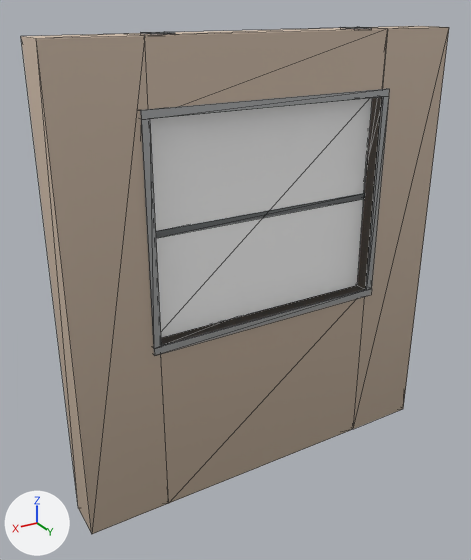
A saved change to the glTF model models/kit/windowWall_regocrete.glb.
Both versions are drawn from a 50 mm camera at (1.64, 2.48, 2.32) aimed at (0.11, -0.07, 1.05). Lighting does not change. The marker at lower left points along +X, +Y and +Z. The picture after the commit comes second. Mesh edges are drawn as thin lines. Vertices at exactly the same position are counted once.

In view in the first picture: 'windowWall_regocrete'.
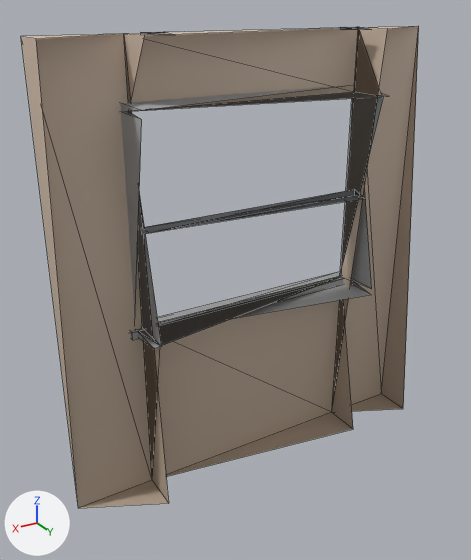
Changed parts and their boxes [x1, y1, x2, y2] in the pictures (471 x 560 px):
'windowWall_regocrete', reshaped (7% narrower): before [21, 26, 449, 534]; after [21, 26, 419, 508]
part 1 of me_base, deleted: before [150, 98, 372, 338]
part 2 of me_base, deleted (brown): before [36, 26, 449, 534]

The change in detail:
me_base is used by ob_windowwall_regocrete; location (0.0, 0.0, 0.0).
me_base had 96 vertices, 168 faces and spanned x -1.0..1.0, y -0.17..0.11, z 0.0..2.21.
me_base now has 66 vertices, 78 faces and spans x -1.0..1.0, y -0.17..0.11, z 0.0..2.21.
me_base part 1: the loose piece of 8 vertices spanning x -0.6..0.6, y 0.02..0.04, z 0.9..1.9 is deleted.
Part 2, on me_base:
14 vertices are removed from x -1.0..1.0, y 0.04..0.11, z 0.0..2.21.
66 faces are deleted.
Other edits to the shape of me_base do not show in these pictures.
me_base no longer uses material mat_pane.
